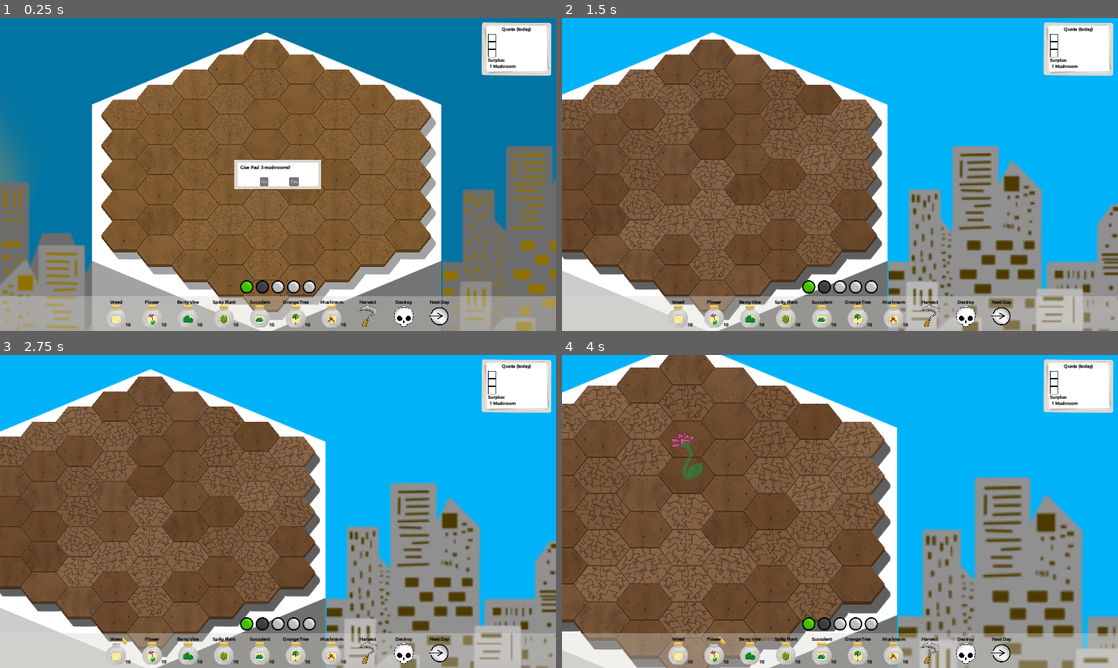
Above: before the commit, frames 1-4 (two rows, left to right).
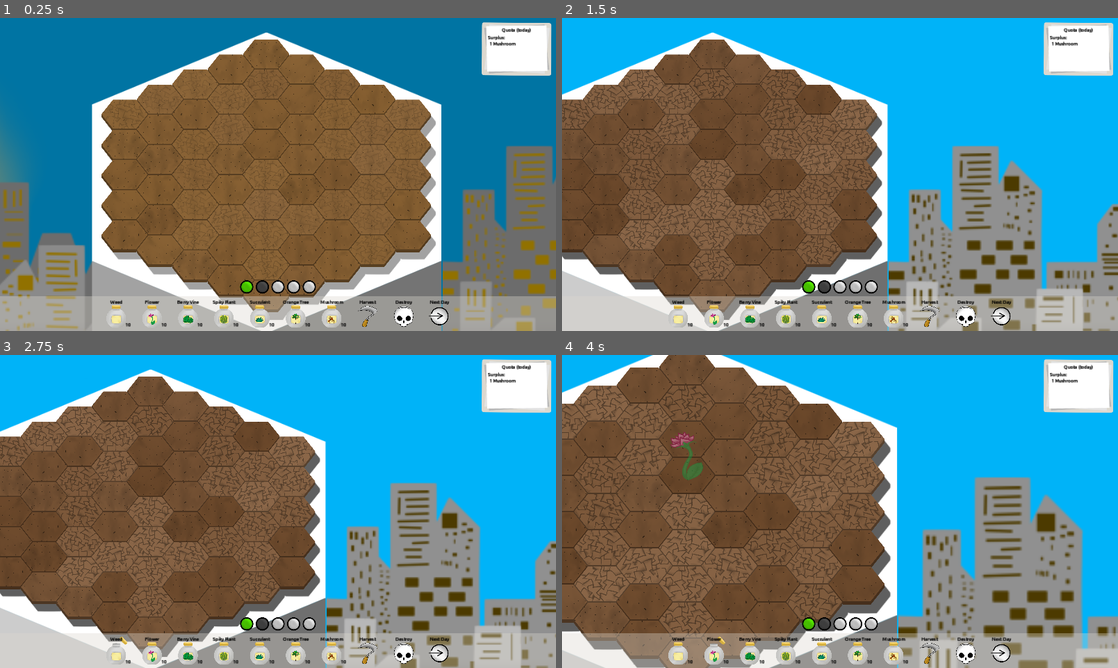
Above: after the commit, the same moments.

Repository: CiaranWoodward/LD54
Game: Godot game, scene res://Level.tscn
The game is run twice, just before and just after one commit, with the same random seed, the same clock (stepped at 60 frames per second) and the same inputs. The engine's default icon, where the game draws it, is replaced by a stand-in: a white triangle on a blue panel in a dark square.
Inputs (mouse positions are in pixels of both pictures, inside the frame that each line leads up to):
- Up to frame 1 (0.25 s): no input
- Up to frame 2 (1.5 s): move the mouse to (962, 158) at 0.52 s; hold Right (ui_right) 0.53-1.25 s; click (962, 158) at 0.6 s; drag from (728, 190) to (812, 237) at 1.27 s
- Up to frame 3 (2.75 s): click (116, 649) at 2.02 s
- Up to frame 4 (4 s): tap Enter at 2.75 s; move the mouse to (895, 442) at 2.77 s; hold Right (ui_right) 2.78-3.5 s; hold Mouse wheel up (zoom_out) 2.78-3.5 s; tap Space at 3.5 s; drag from (812, 574) to (673, 464) at 3.52 s

The runs differ from the first frame. In frame 1, 1.7% of the frame differs, in the area x 42-96%, y 2-55%; in frame 2, 0.2%; in frame 3, 0.2%; in frame 4, 0.2%.

Commit message:
Remove placeholders

Diff:
--- a/Plants/Mushroom.tscn
+++ b/Plants/Mushroom.tscn
@@ -96,7 +96,7 @@
 }
 
 [node name="Mushroom" type="Node2D"]
-scale = Vector2(1.24732, 1.43543)
+scale = Vector2(-1.36288, 1.56842)
 script = ExtResource("1_3e0xn")
 spread_percent_fertile = 2
 spread_percent_infertile = 1
--- a/UI/Conversations/Dialogue.tscn
+++ b/UI/Conversations/Dialogue.tscn
@@ -113,7 +113,6 @@
 title = ""
 initial_position = 2
 size = Vector2i(300, 100)
-visible = true
 exclusive = false
 unresizable = true
 borderless = true
--- a/UI/HUD.tscn
+++ b/UI/HUD.tscn
@@ -11,7 +11,6 @@
 [ext_resource type="Texture2D" uid="uid://cqecmla6hhtr2" path="res://Graphics/Icons/AP0000.png" id="8_phdsi"]
 [ext_resource type="Script" path="res://UI/Title.gd" id="8_v41g0"]
 [ext_resource type="Texture2D" uid="uid://d4ft2n5exr3f4" path="res://Graphics/Background/Quota0000.png" id="10_xmqyb"]
-[ext_resource type="PackedScene" uid="uid://d3fk3e8hi32jv" path="res://UI/quota_item.tscn" id="11_40ugx"]
 
 [node name="HUD" type="CanvasLayer"]
 script = ExtResource("1_xlc34")
@@ -173,12 +172,3 @@
 text = "Quota (placeholder)"
 horizontal_alignment = 1
 script = ExtResource("8_v41g0")
-
-[node name="QuotaItem" parent="PanelContainer/NinePatchRect/MarginContainer/Quotas" instance=ExtResource("11_40ugx")]
-layout_mode = 2
-
-[node name="QuotaItem2" parent="PanelContainer/NinePatchRect/MarginContainer/Quotas" instance=ExtResource("11_40ugx")]
-layout_mode = 2
-
-[node name="QuotaItem3" parent="PanelContainer/NinePatchRect/MarginContainer/Quotas" instance=ExtResource("11_40ugx")]
-layout_mode = 2
Not shown: 1 places in Plants/Mushroom.tscn that only renumber resources
Not shown: 1 places in UI/HUD.tscn that only renumber resources
